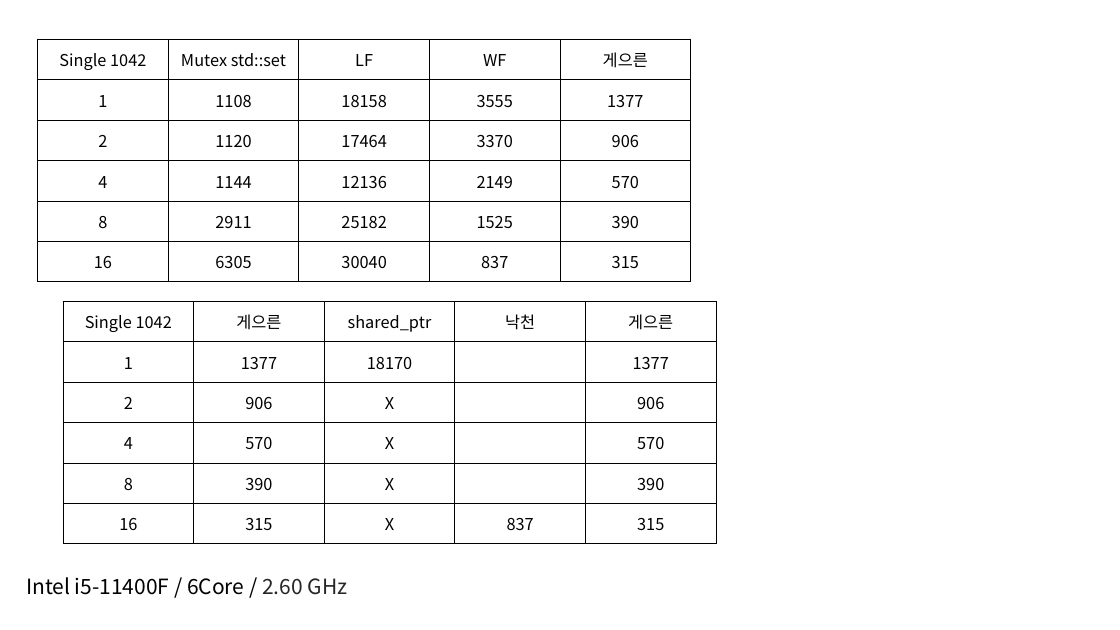
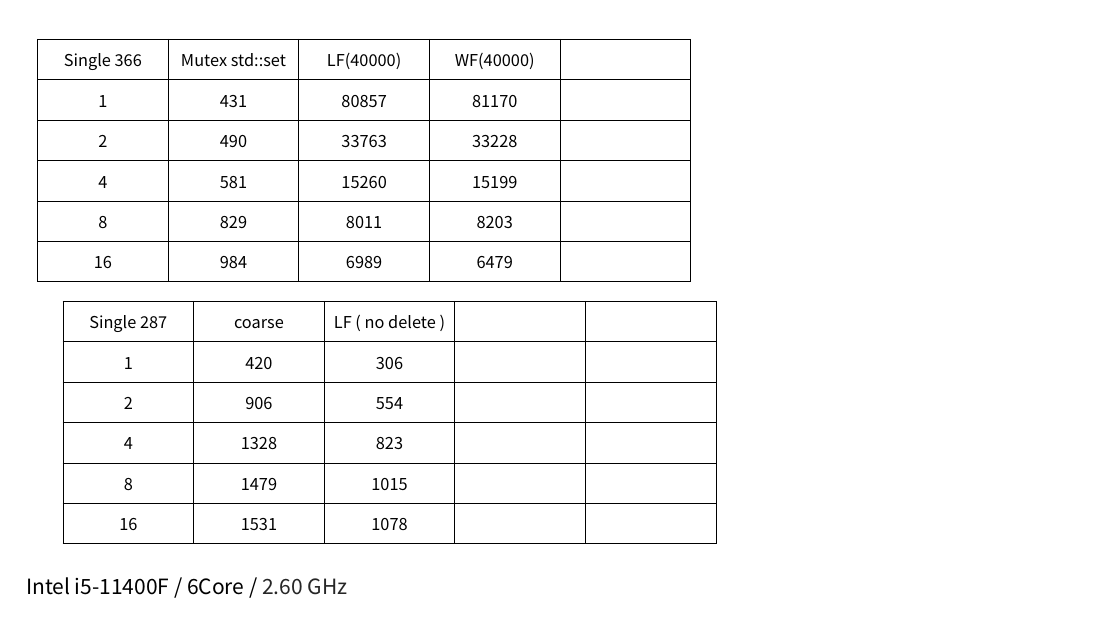
Before and after one commit to ChamChiCham/multi_core, a slide deck: slide 3 of MCP2025/새 프레젠테이션 문서.pptx. Drawn at 1120x630 pixels with LibreOffice and Linux fonts; fonts in the diff are those of the drawing. Boxes give left, top, right and bottom in pixels: in the first picture for what was removed or moved away, otherwise in the second. Text is boxed around its words. In the diff, an @@ line names an element or a change of style, - is before the commit and + after.

```diff
--- a/MCP2025/새 프레젠테이션 문서.pptx
+++ b/MCP2025/새 프레젠테이션 문서.pptx
@@ table at (38, 39, 689, 282) @@
-row 1: Single 1042 | Mutex std::set | LF | WF | 게으른
+row 1: Single 366 | Mutex std::set | LF(40000) | WF(40000) | 
-row 2: 1 | 1108 | 18158 | 3555 | 1377
+row 2: 1 | 431 | 80857 | 81170 | 
-row 3: 2 | 1120 | 17464 | 3370 | 906
+row 3: 2 | 490 | 33763 | 33228 | 
-row 4: 4 | 1144 | 12136 | 2149 | 570
+row 4: 4 | 581 | 15260 | 15199 | 
-row 5: 8 | 2911 | 25182 | 1525 | 390
+row 5: 8 | 829 | 8011 | 8203 | 
-row 6: 16 | 6305 | 30040 | 837 | 315
+row 6: 16 | 984 | 6989 | 6479 | 
@@ table at (63, 302, 714, 544) @@
-row 1: Single 1042 | 게으른 | shared_ptr | 낙천 | 게으른
+row 1: Single 287 | coarse | LF ( no delete ) |  | 
-row 2: 1 | 1377 | 18170 |  | 1377
+row 2: 1 | 420 | 306 |  | 
-row 3, column 3: X
+row 3, column 3: 554
-row 3, column 5: 906
+row 3, column 5: 
-row 4: 4 | 570 | X |  | 570
+row 4: 4 | 1328 | 823 |  | 
-row 5: 8 | 390 | X |  | 390
+row 5: 8 | 1479 | 1015 |  | 
-row 6: 16 | 315 | X | 837 | 315
+row 6: 16 | 1531 | 1078 |  | 
```
Also in this commit, not shown: 3 other files.
